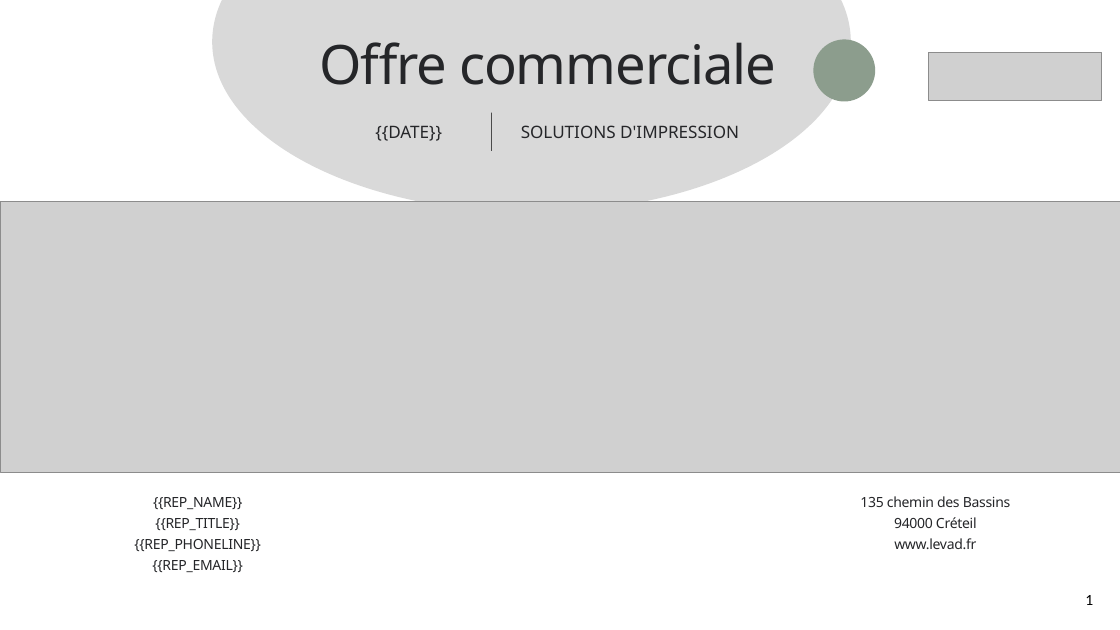
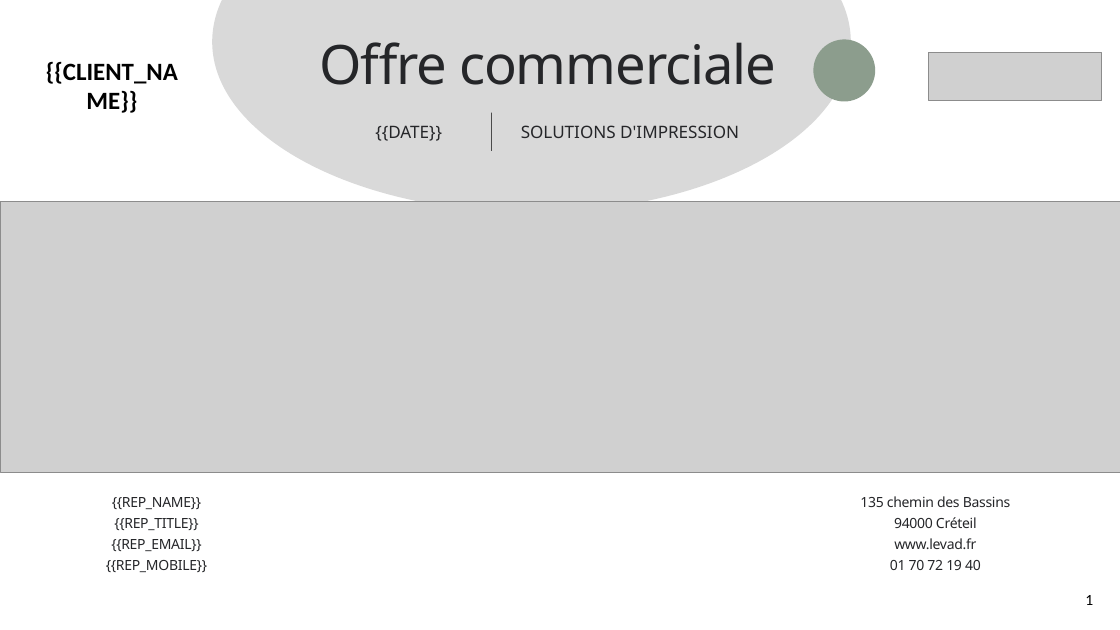
Before and after one commit to Mikael2655/levad-simulateur, a slide deck: slide 1 of assets/template.pptx. Drawn at 1120x630 pixels with LibreOffice and Linux fonts; fonts in the diff are those of the drawing; grey boxes stand for pictures; background and template pictures are left out. Boxes give left, top, right and bottom in pixels: in the first picture for what was removed or moved away, otherwise in the second. Text is boxed around its words. In the diff, an @@ line names an element or a change of style, - is before the commit and + after.

```diff
--- a/assets/template.pptx
+++ b/assets/template.pptx
@@ text added at [46,62,178,84], 32 pt, text #000000, bold @@
+{{CLIENT_NAME}}
@@ text "{{REP_NAME}}": place and size @@
-text "{{REP_NAME}}" at [134,497,261,572]
+text "{{REP_NAME}}" at [106,497,207,572]
@@ text at [134,539,261,551]: paragraph removed @@
-{{REP_PHONELINE}}
@@ text at [106,560,207,572]: paragraph added @@
+{{REP_MOBILE}}
@@ text at [890,560,981,570]: paragraph added @@
+01 70 72 19 40
```
Also in this commit, not shown: 10 other slides changed, 1 slide removed, 7 other files.
